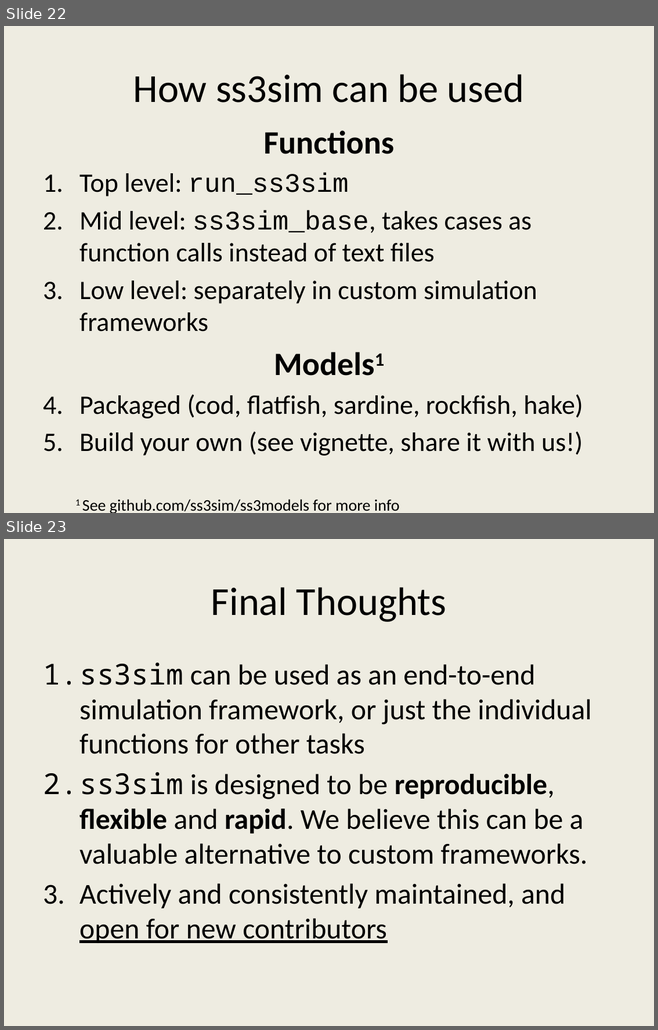
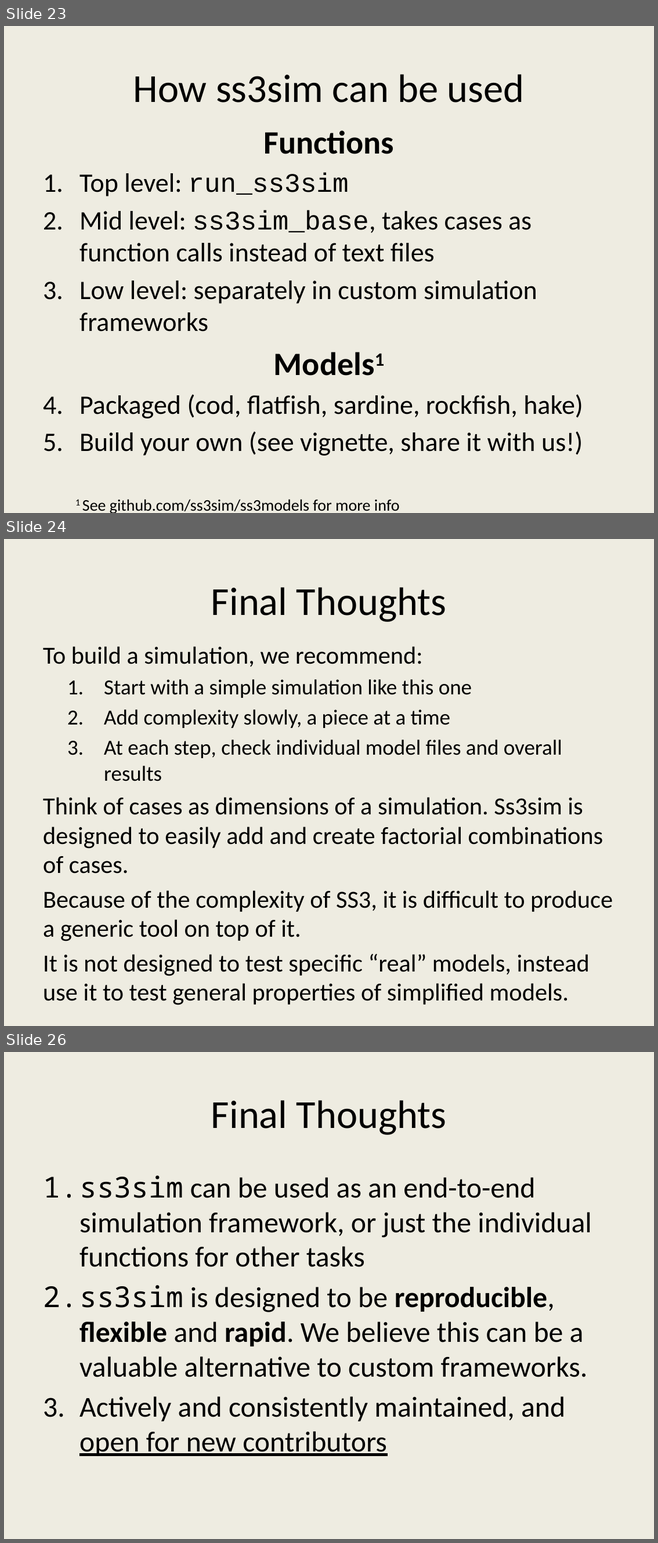
Before and after one commit to ss3sim/workshop, a slide deck: ss3sim_workshop.pptx. Shown one above the other, each under a label of ours: slides 22 and 23 before the commit, slides 23, 24 and 26 after it; the slides between them are not shown. The pictures are 658x1030 and 658x1543 pixels, drawn with LibreOffice and Linux fonts; fonts in the diff are those of the drawing. Boxes give left, top, right and bottom in pixels: in the first picture for what was removed or moved away, otherwise in the second. Text is boxed around its words. In the diff, an @@ line names an element or a change of style, - is before the commit and + after.

```diff
--- a/ss3sim_workshop.pptx
+++ b/ss3sim_workshop.pptx
@@ slide 24 added at <box>4,539,654,1026</box>, background #EEECE1 @@
@@ title added at <box>211,587,446,622</box>, 44 pt, text #000000 @@
+Final Thoughts
@@ text added at <box>43,646,612,1005</box>, 27.2 pt, text #000000 @@
+To build a simulation, we recommend:
+1. Start with a simple simulation like this one
+2. Add complexity slowly, a piece at a time
+3. At each step, check individual model files and overall results
+Think of cases as dimensions of a simulation. Ss3sim is designed to easily add and create factorial combinations of cases.
+Because of the complexity of SS3, it is difficult to produce a generic tool on top of it.
+It is not designed to test specific “real” models, instead use it to test general properties of simplified models.
@@ what was slide 22 is now slide 23 @@
@@ what was slide 23 is now slide 26 @@
```
Also in this commit, not shown: 4 slides changed, 2 other slides added, 1 other file.
